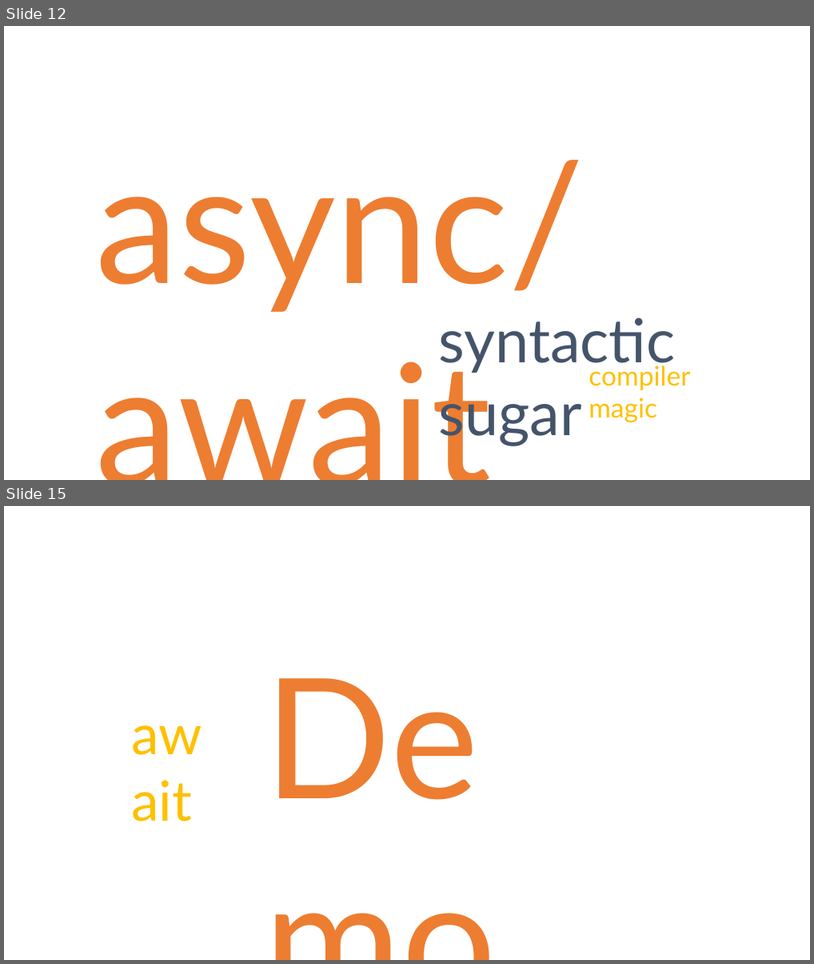
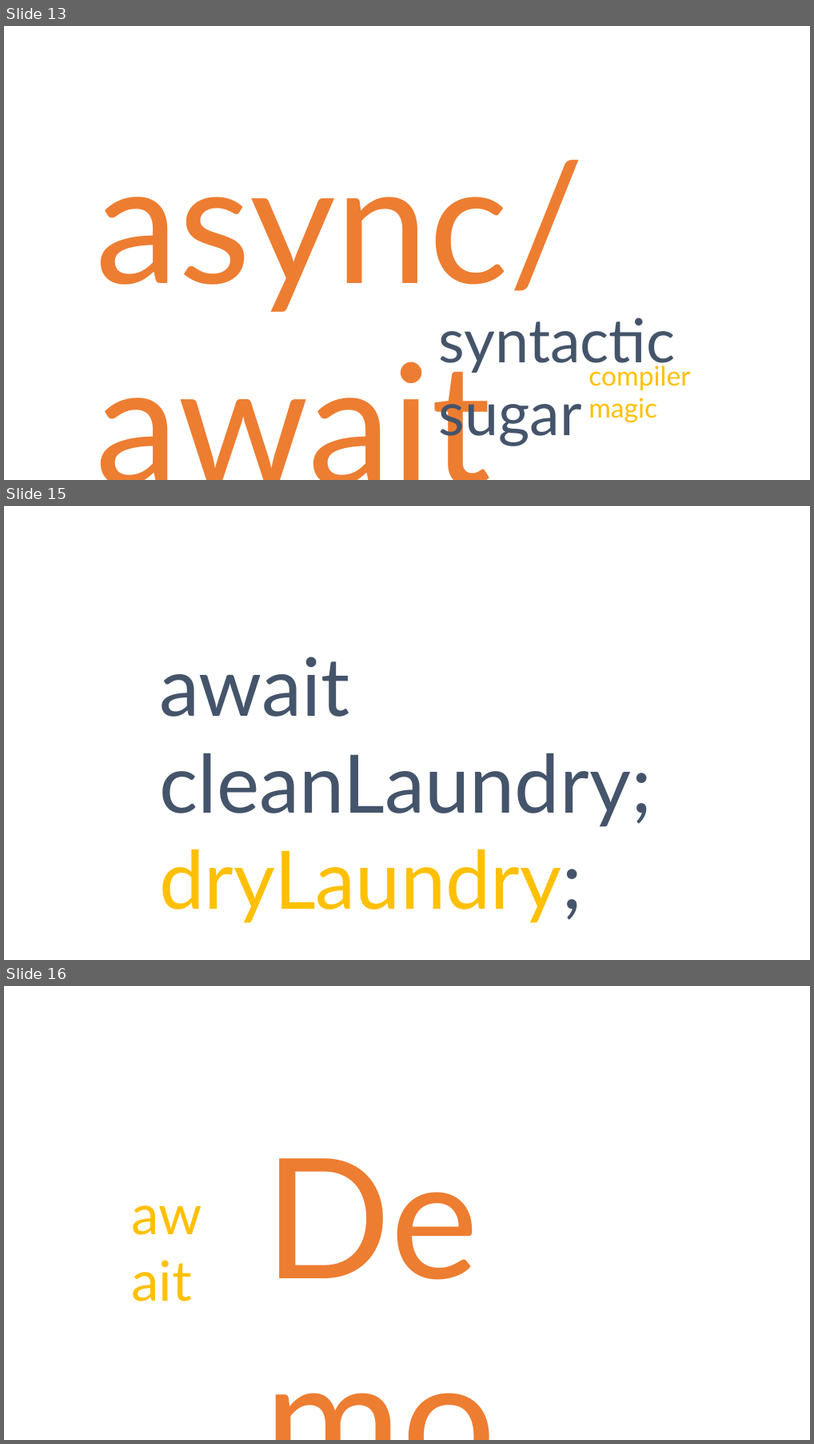
Before and after one commit to danielmarbach/02-25-2016-AsyncWebinar, a slide deck: webinar.pptx. Shown one above the other, each under a label of ours: slides 12 and 15 before the commit, slides 13, 15 and 16 after it; the slides between them are not shown. The pictures are 814x964 and 814x1444 pixels, drawn with LibreOffice and Linux fonts; fonts in the diff are those of the drawing. Boxes give left, top, right and bottom in pixels: in the first picture for what was removed or moved away, otherwise in the second. Text is boxed around its words. In the diff, an @@ line names an element or a change of style, - is before the commit and + after.

```diff
--- a/webinar.pptx
+++ b/webinar.pptx
@@ slide 15 added at [4, 506, 810, 960], background #FFFFFF @@
@@ text added at [159, 656, 652, 923], 96 pt, text #44546A @@
+await cleanLaundry;
+dryLaundry;
@@ what was slide 12 is now slide 13 @@
@@ what was slide 15 is now slide 16 @@
```
Also in this commit, not shown: 6 slides changed, 3 other slides added, 3 slides removed.
